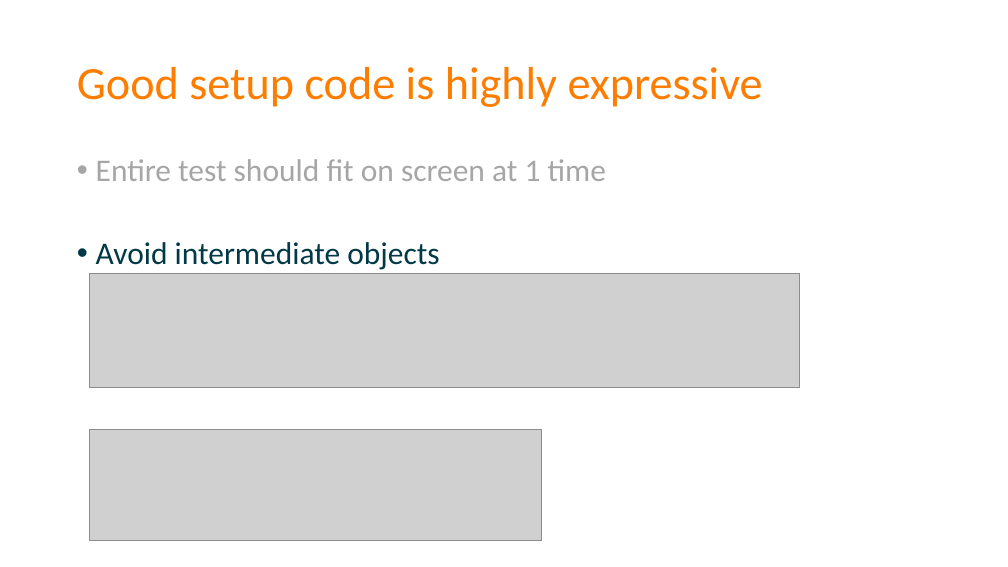
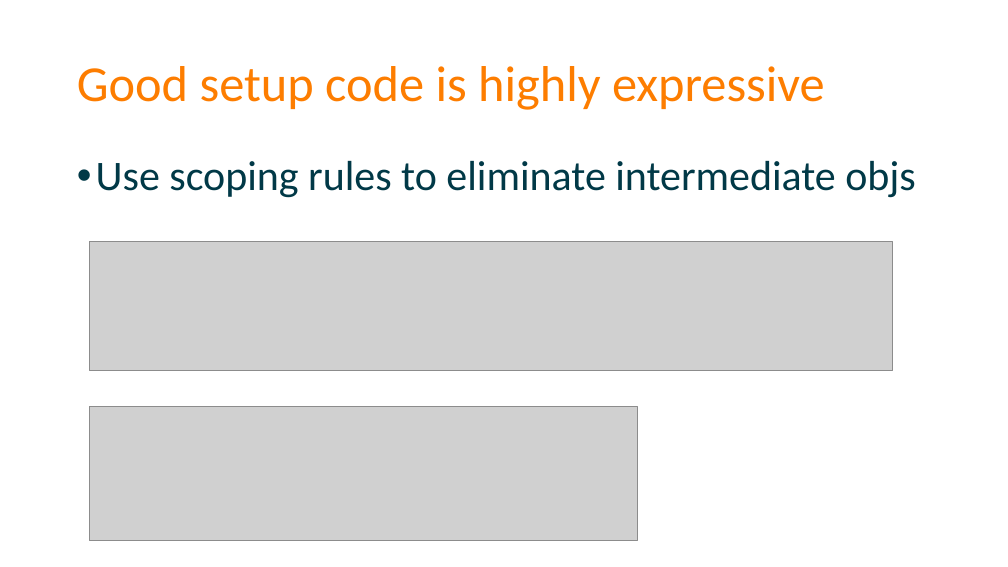
Before and after one commit to spetryjohnson/Talk-Patterns_of_Effective_Test_Setup, a slide deck: slide 28 of POETS - CodeMash 2017.pptx (slide 31 before the commit). Drawn at 1008x567 pixels with LibreOffice and Linux fonts; fonts in the diff are those of the drawing; grey boxes stand for pictures. Boxes give left, top, right and bottom in pixels: in the first picture for what was removed or moved away, otherwise in the second. Text is boxed around its words. In the diff, an @@ line names an element or a change of style, - is before the commit and + after.

Commit message:
Increasing slide font sizes (partial)

```diff
--- a/POETS - CodeMash 2017.pptx
+++ b/POETS - CodeMash 2017.pptx
@@ title "Good setup code is highly ..." at [77, 66, 825, 110]: size 44 to 48 pt @@
@@ text at [96, 161, 916, 198]: text changed; size 30 to 40 pt; text colour #A6A6A6 to #013947 @@
-• Entire test should fit on screen at 1 time
-• Avoid intermediate objects
+• Use scoping rules to eliminate intermediate objs
@@ picture: place and size @@
-picture at [89, 274, 799, 388]
+picture at [89, 241, 892, 371]
@@ picture: place and size @@
-picture at [89, 430, 541, 541]
+picture at [89, 406, 637, 541]
```
Also in this commit, not shown: 69 other slides changed, 4 slides removed, 1 other file.
